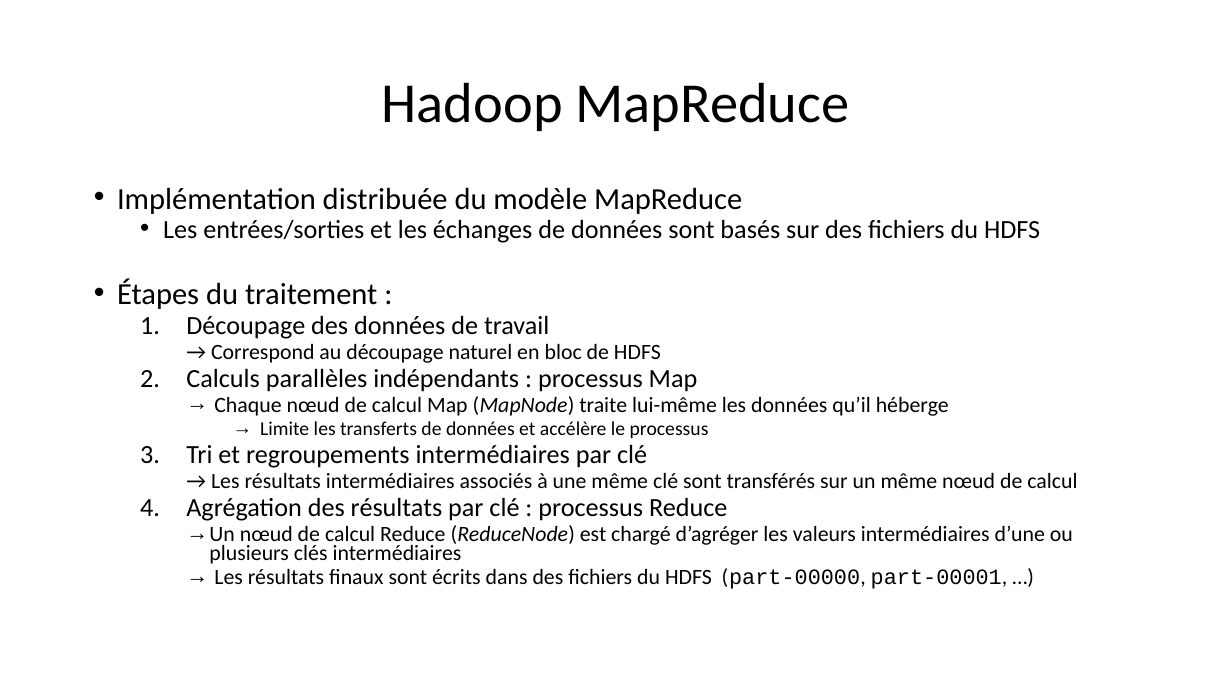
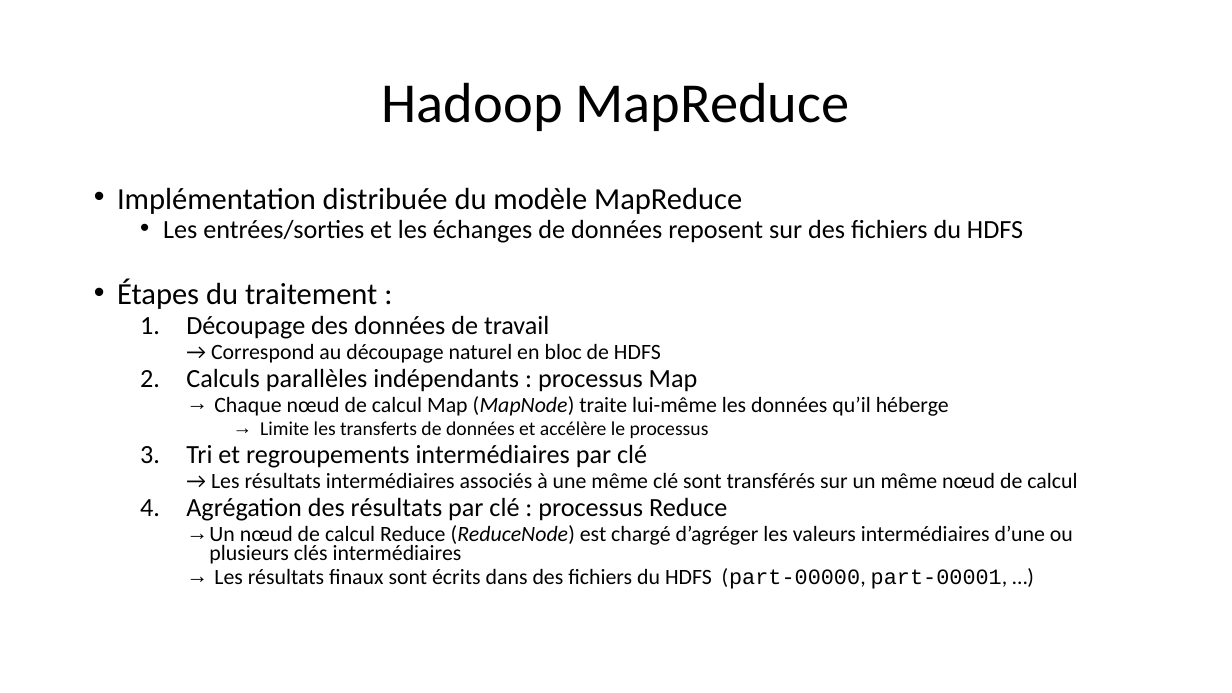
Before and after one commit to rtavenar/m2-big_data, a slide deck: slide 10 of slides/Hadoop.pptx. Drawn at 1232x693 pixels with LibreOffice and Linux fonts; fonts in the diff are those of the drawing. Boxes give left, top, right and bottom in pixels: in the first picture for what was removed or moved away, otherwise in the second. Text is boxed around its words. In the diff, an @@ line names an element or a change of style, - is before the commit and + after.

Commit message:
Mise à jour des fichiers sur Hadoop

```diff
--- a/slides/Hadoop.pptx
+++ b/slides/Hadoop.pptx
@@ text at (163, 219, 1023, 243): text changed @@
-  • Les entrées/sorties et les échanges de données sont basés sur des fichiers du HDFS
+  • Les entrées/sorties et les échanges de données reposent sur des fichiers du HDFS
```
Also in this commit, not shown: 3 other slides changed, 3 other files.
